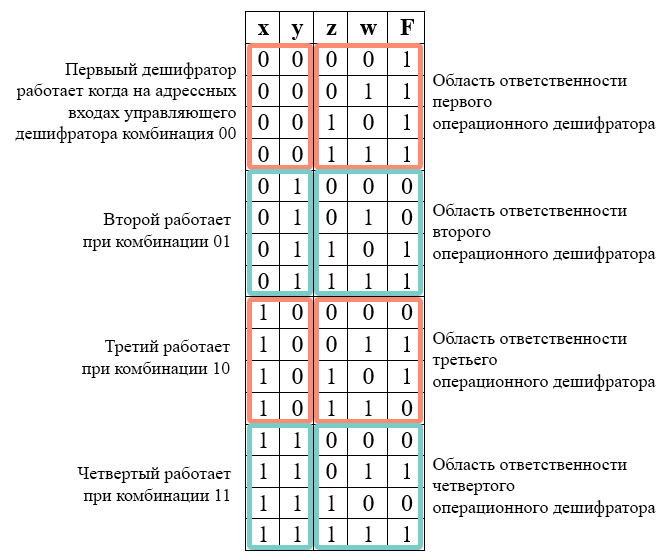
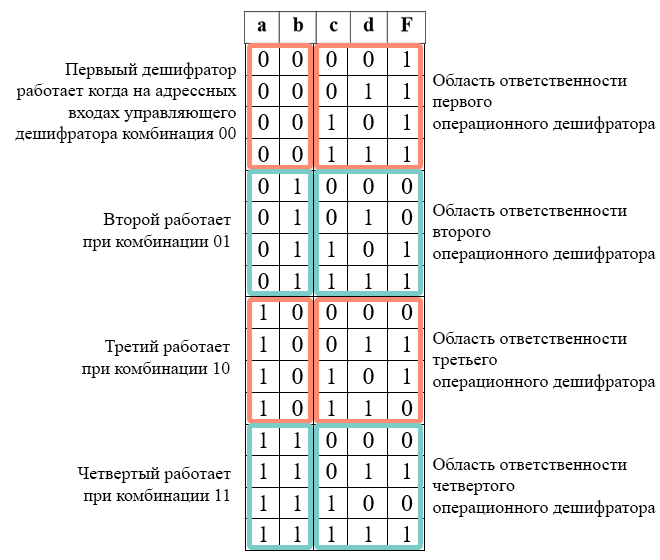
The second (660, 560) image is a revision of the first. Changes to its layers:
added layer "Layer 3" above "Layer 2" over bbox(244, 11, 426, 44)
